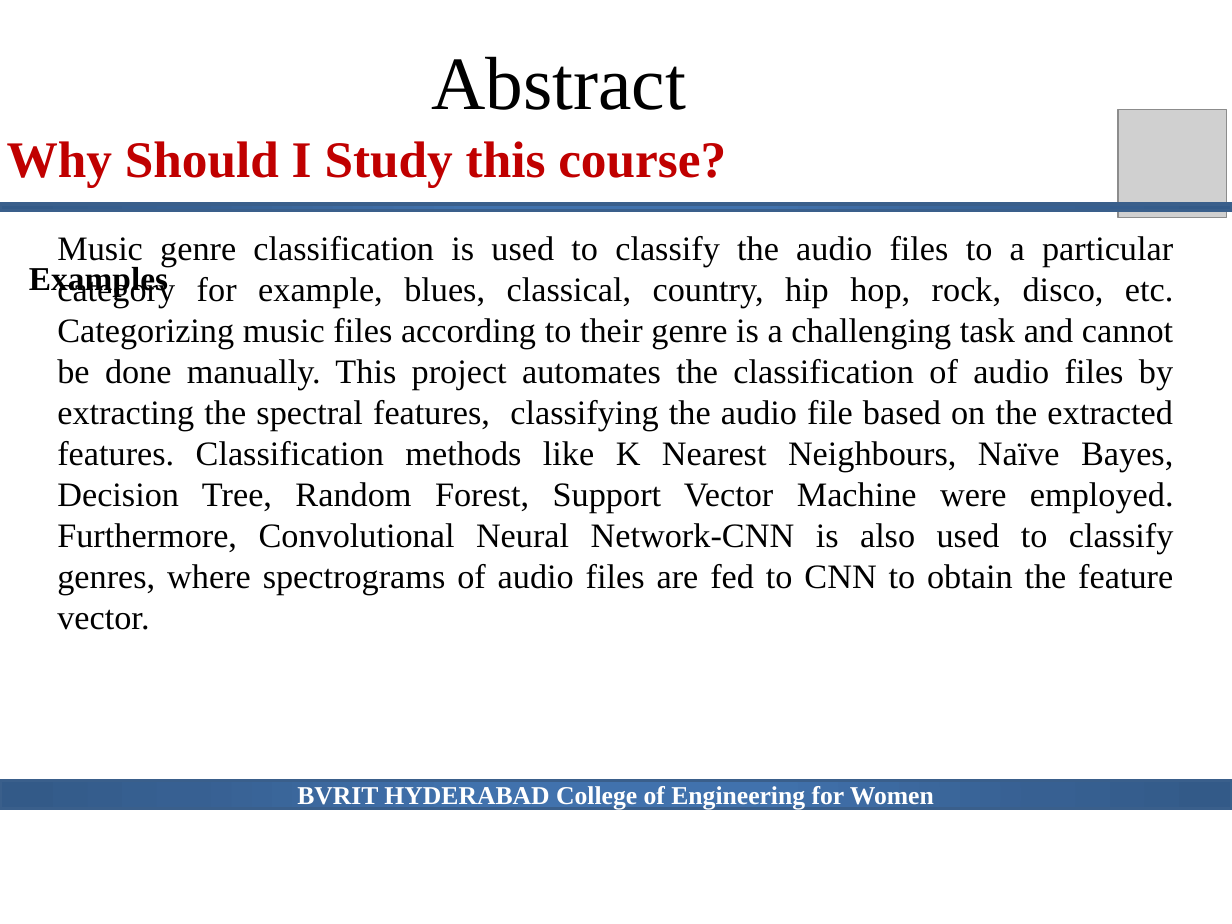
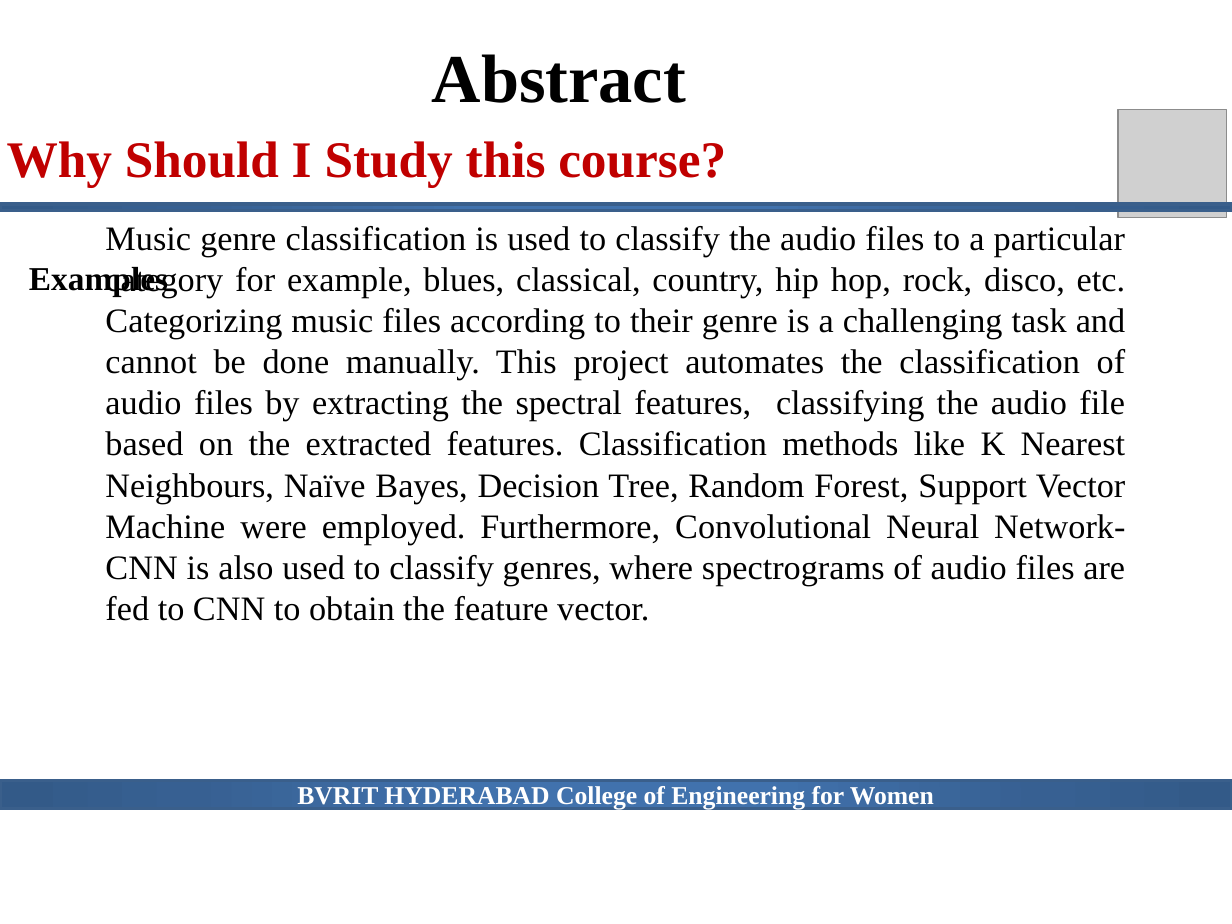
Before and after one commit to thanmai59/BVRITHYDERABAD, a slide deck: slide 2 of CSE/CSE Major Projects - 2017_21/Music Genre Classification using ML algorithms/FinalReview.pptx. Drawn at 1232x924 pixels with LibreOffice and Linux fonts; fonts in the diff are those of the drawing; grey boxes stand for pictures; background and template pictures are left out. Boxes give left, top, right and bottom in pixels: in the first picture for what was removed or moved away, otherwise in the second. Text is boxed around its words. In the diff, an @@ line names an element or a change of style, - is before the commit and + after.

```diff
--- a/CSE/CSE Major Projects - 2017_21/Music Genre Classification using ML algorithms/FinalReview.pptx
+++ b/CSE/CSE Major Projects - 2017_21/Music Genre Classification using ML algorithms/FinalReview.pptx
@@ text "Abstract" at [432, 54, 686, 103]: size 44 to 40 pt, bold on @@
@@ text "Music genre classification is used ..." rewrapped from [57, 236, 1174, 630] to [105, 226, 1126, 621] @@
```
Also in this commit, not shown: 7 other slides changed, 4 slides added.
